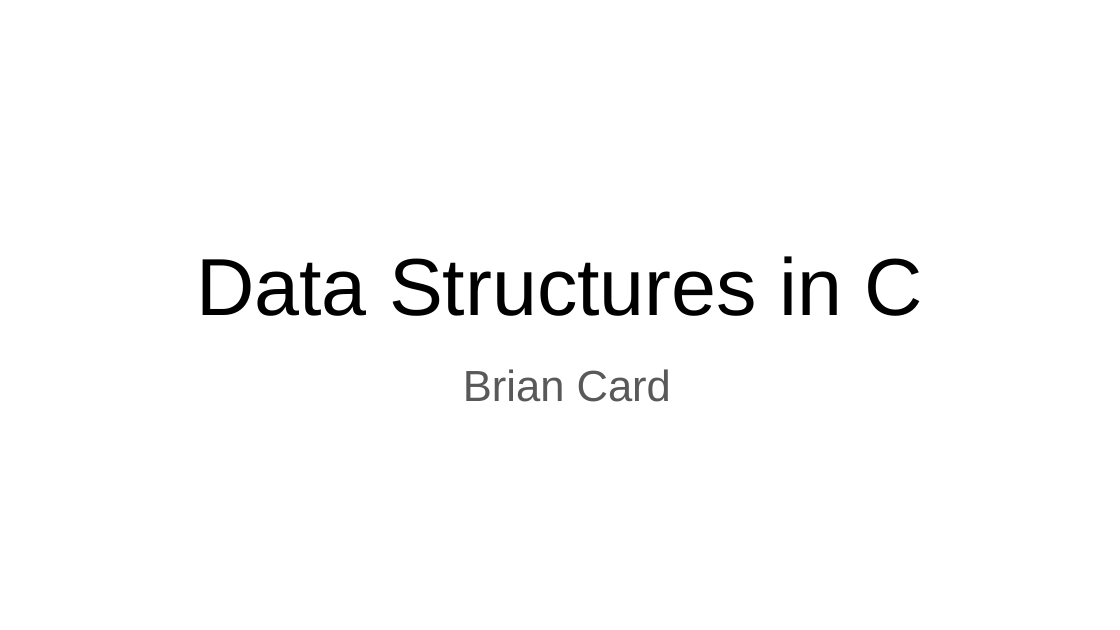
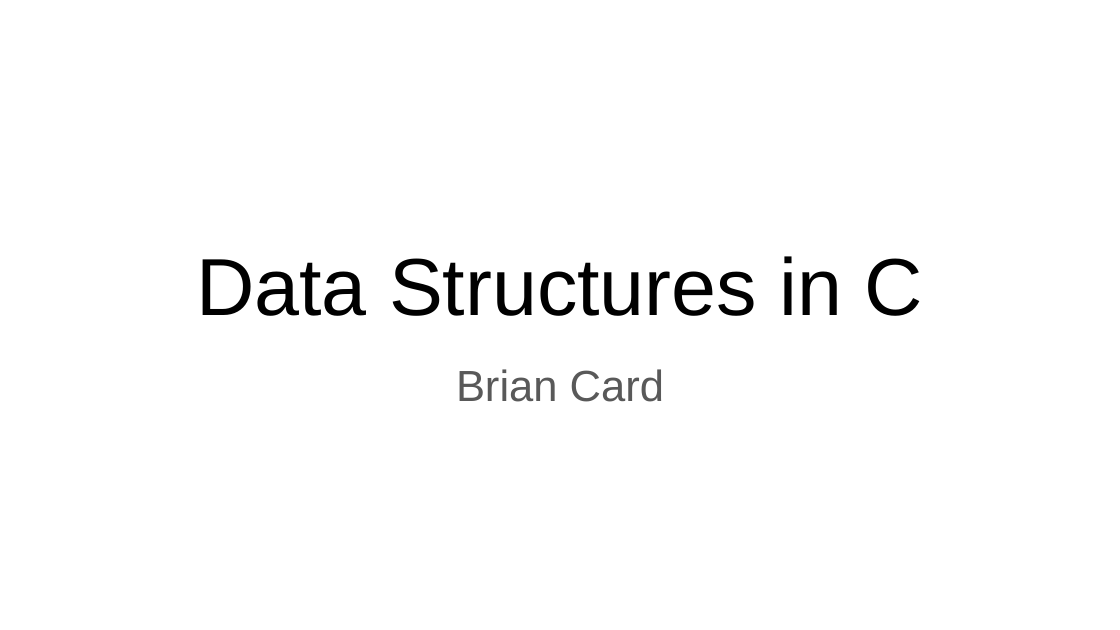
Before and after one commit to brian-card/data-structures, a slide deck: slide 1 of Data Structures in C.pptx. Drawn at 1120x630 pixels with LibreOffice and Linux fonts; fonts in the diff are those of the drawing. Boxes give left, top, right and bottom in pixels: in the first picture for what was removed or moved away, otherwise in the second. Text is boxed around its words. In the diff, an @@ line names an element or a change of style, - is before the commit and + after.

```diff
--- a/Data Structures in C.pptx
+++ b/Data Structures in C.pptx
@@ subtitle "Brian Card" at box(456, 369, 664, 402): indent changed @@
```
Also in this commit, not shown: 6 other slides changed, 1 slide added.
